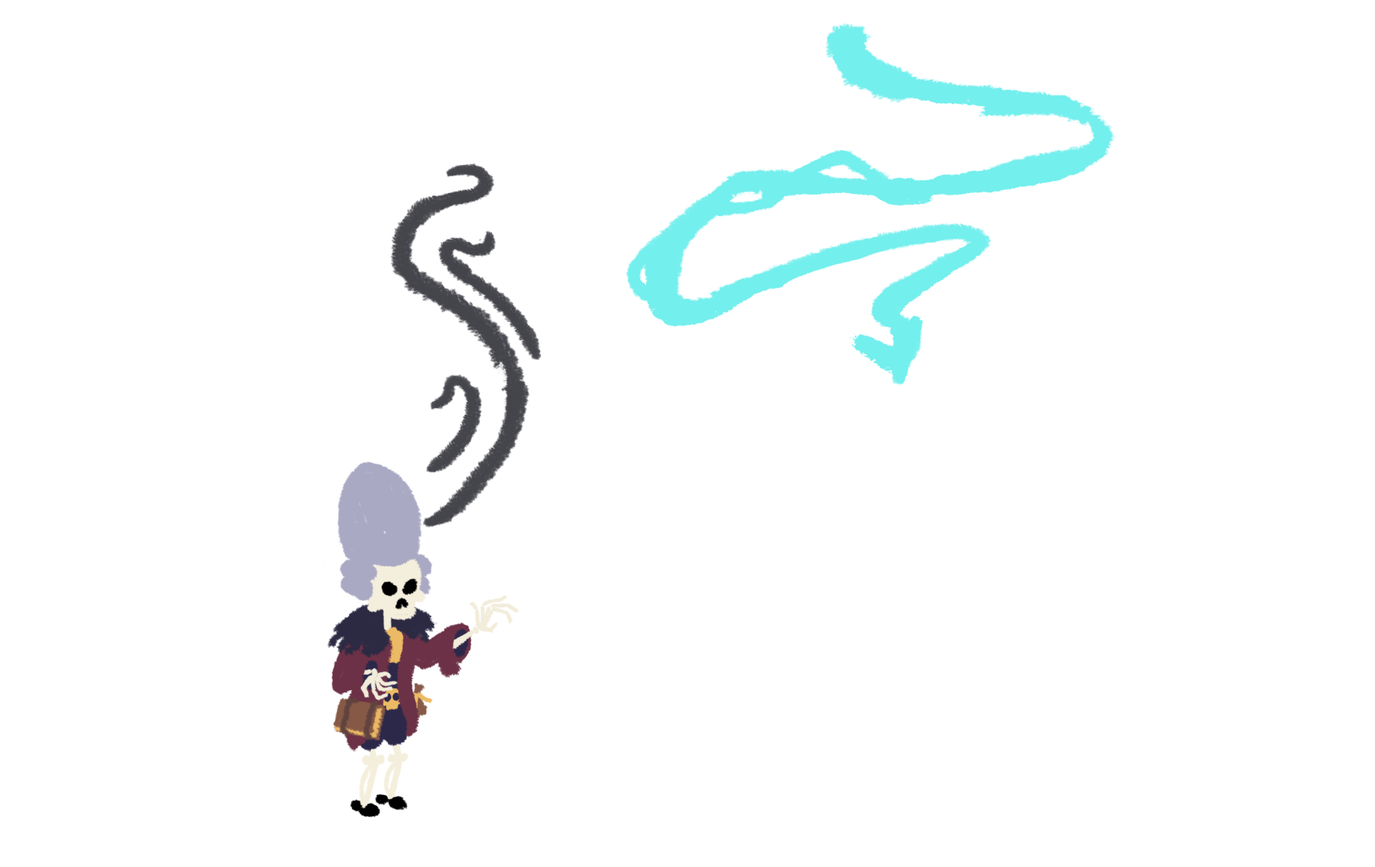
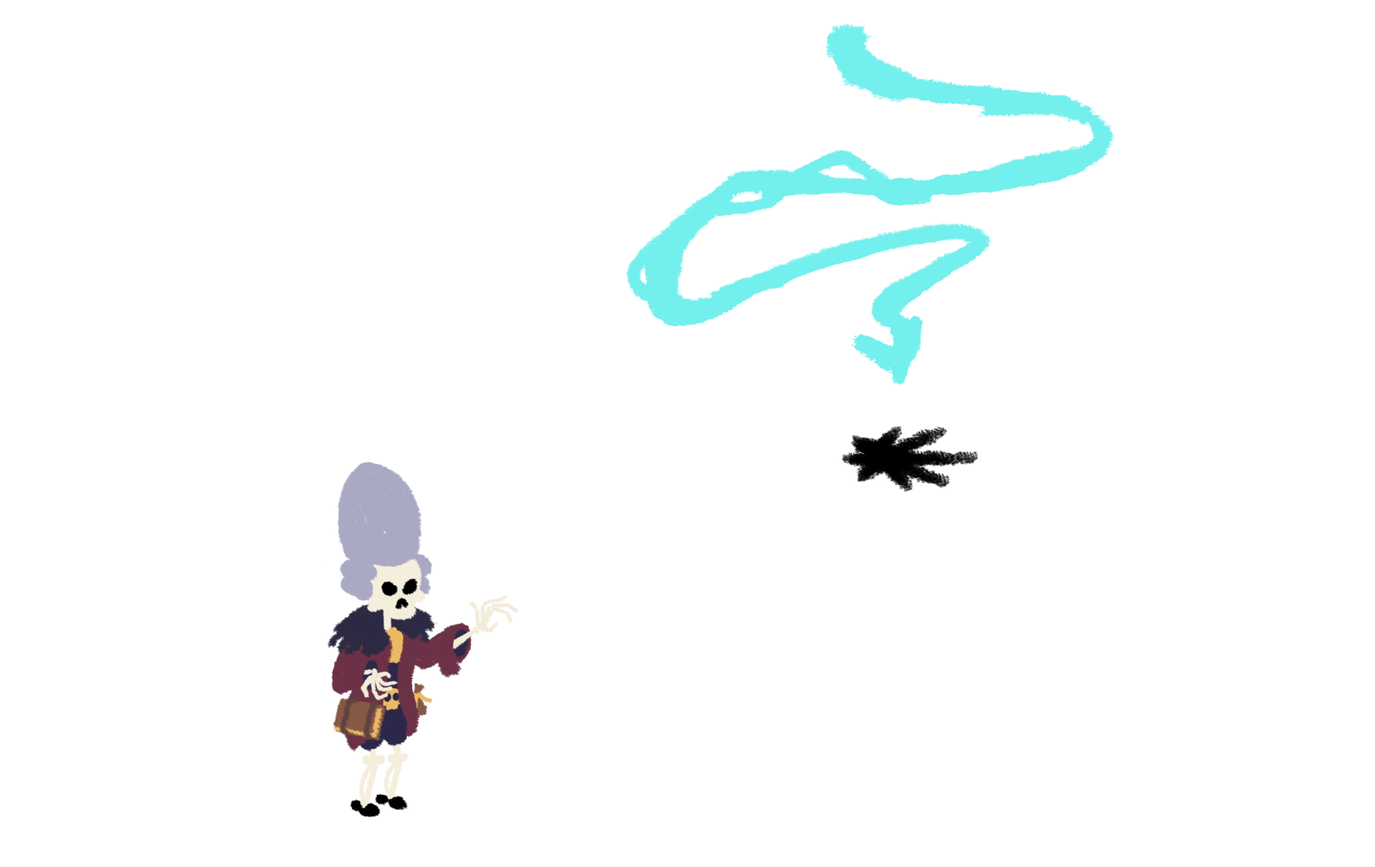
Revision of a layered (1375, 867) image; what changed, layer by layer:
hid group "Group 3" (12 layers) over left=389, top=162, right=979, bottom=529
removed layer "Layer 13 copy 4" from group "Group 1" over left=389, top=162, right=979, bottom=529
painted on "Layer 9 copy" over left=856, top=424, right=979, bottom=493
painted on "Layer 8 copy" over left=840, top=424, right=979, bottom=493
painted on "Layer 7 copy" over left=840, top=424, right=979, bottom=493
painted on "Layer 6 copy" over left=840, top=424, right=979, bottom=493
added layer "Layer 90" above "Layer 11" over left=840, top=424, right=979, bottom=493
